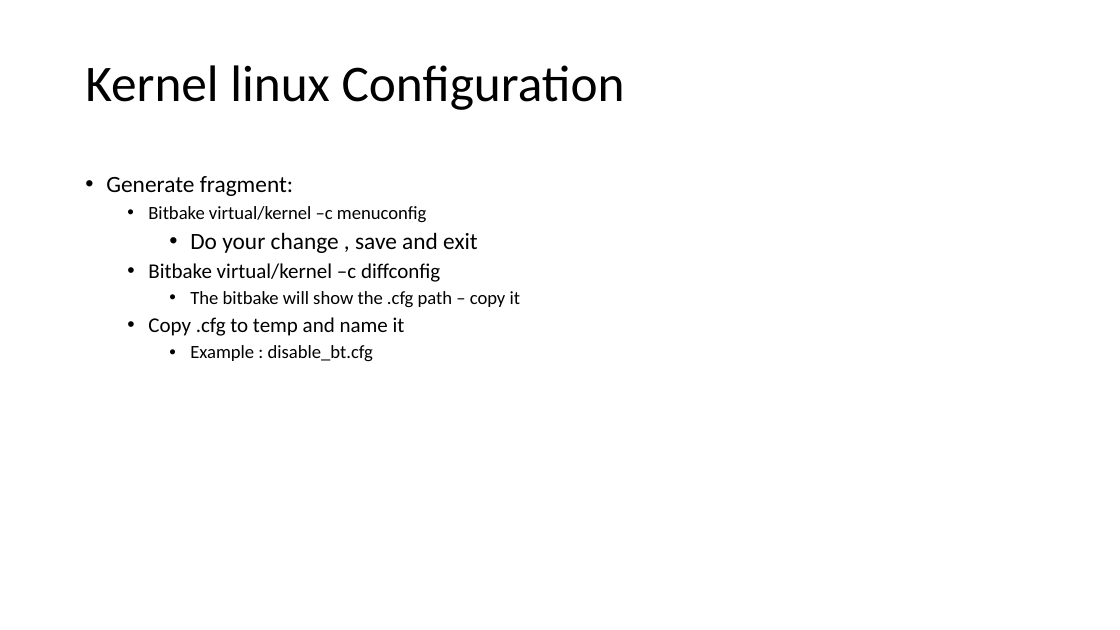
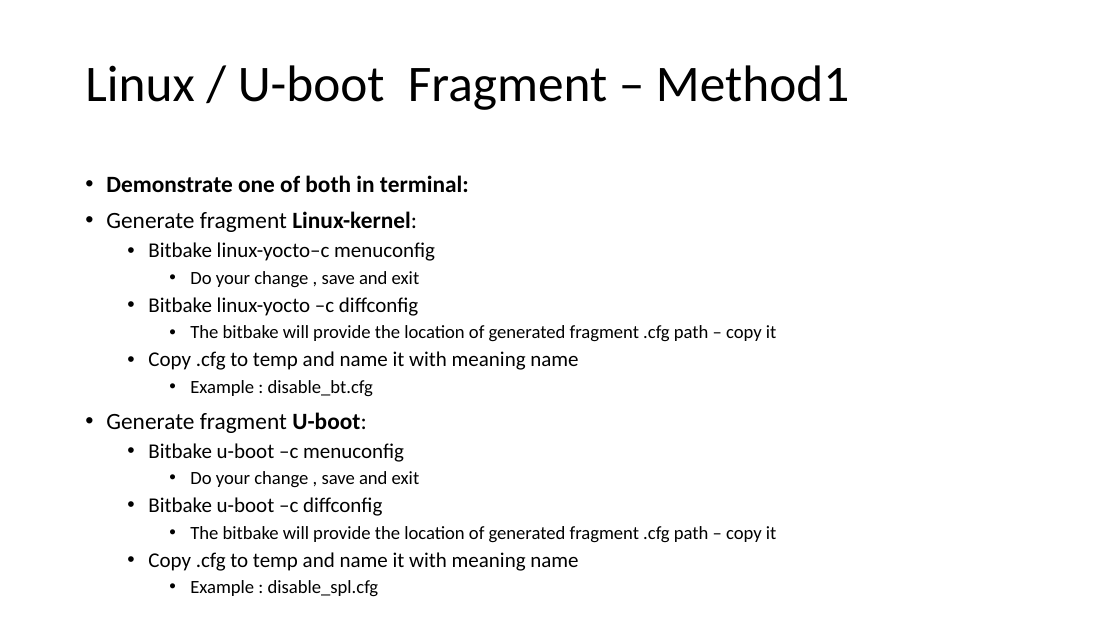
Before and after one commit to yaronda2/YoctoCourse, a slide deck: slide 44 of Yocto Practice_Release.pptx (slide 45 before the commit). Drawn at 1120x630 pixels with LibreOffice and Linux fonts; fonts in the diff are those of the drawing. Boxes give left, top, right and bottom in pixels: in the first picture for what was removed or moved away, otherwise in the second. Text is boxed around its words. In the diff, an @@ line names an element or a change of style, - is before the commit and + after.

```diff
--- a/Yocto Practice_Release.pptx
+++ b/Yocto Practice_Release.pptx
@@ title at box(85, 65, 849, 110): text changed @@
-Kernel linux Configuration
+Linux / U-boot Fragment – Method1
@@ text at box(106, 175, 469, 261): text changed; size 16 to 20 pt @@
-• Generate fragment:
-  • Bitbake virtual/kernel –c menuconfig
+• Demonstrate one of both in terminal:
+• Generate fragment Linux-kernel:
+  • Bitbake linux-yocto–c menuconfig
@@ text at box(148, 297, 777, 370): text changed @@
-  • Bitbake virtual/kernel –c diffconfig
-    • The bitbake will show the .cfg path – copy it
-  • Copy .cfg to temp and name it
+  • Bitbake linux-yocto –c diffconfig
+    • The bitbake will provide the location of generated fragment .cfg path – copy it
+  • Copy .cfg to temp and name it with meaning name
@@ text at box(190, 271, 420, 288): size 20 to 16 pt in "Do your change , save and exit" @@
@@ text at box(106, 412, 777, 571): paragraphs added @@
+• Generate fragment U-boot:
+  • Bitbake u-boot –c menuconfig
+    • Do your change , save and exit
+  • Bitbake u-boot –c diffconfig
+    • The bitbake will provide the location of generated fragment .cfg path – copy it
+  • Copy .cfg to temp and name it with meaning name
+    • Example : disable_spl.cfg
```
Also in this commit, not shown: 37 other slides changed, 12 slides added, 3 slides removed.
